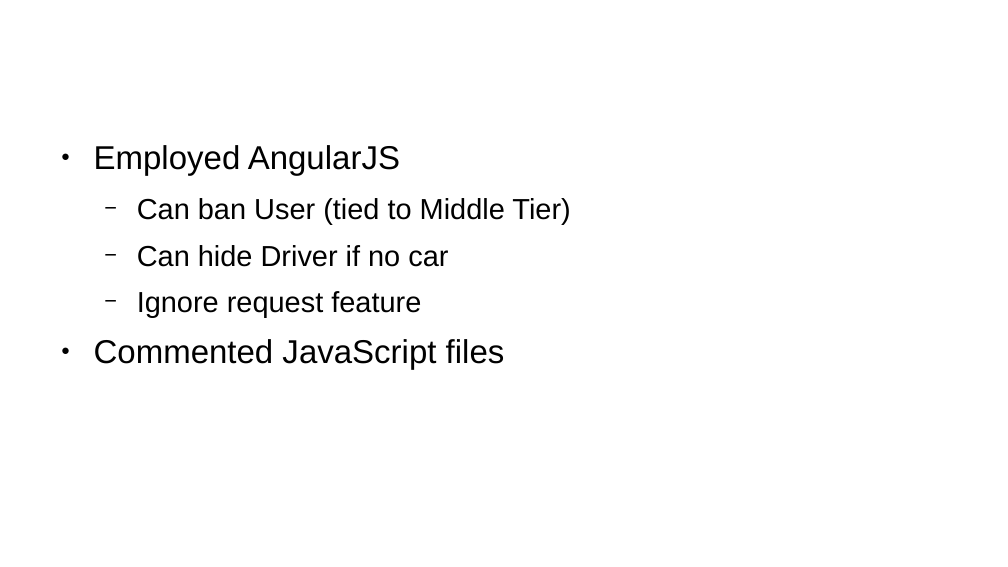
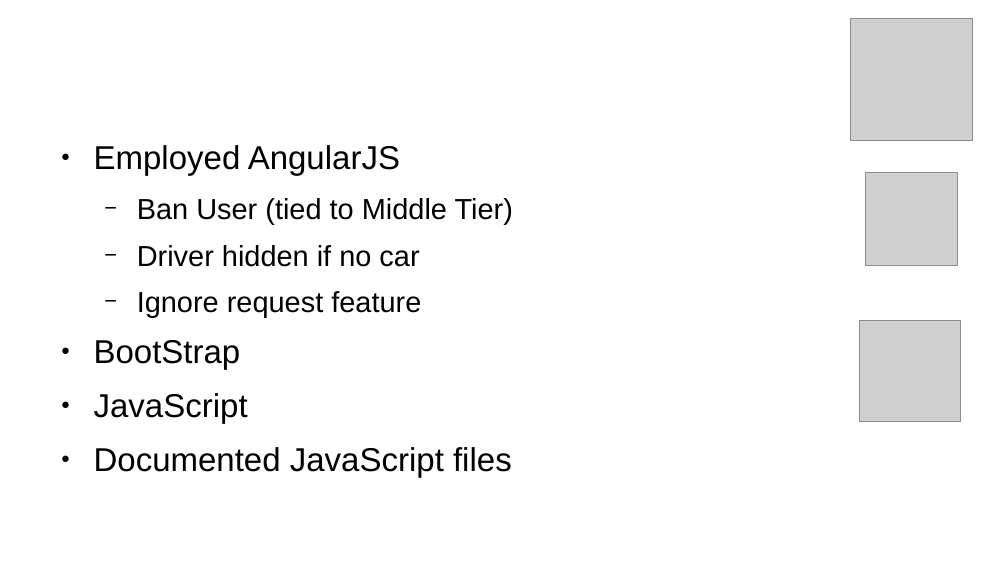
Before and after one commit to revaturelabs/rideshare, a slide deck: slide 11 of rideshare/RideShare.odp (slide 7 before the commit). Drawn at 1008x567 pixels with LibreOffice and Linux fonts; fonts in the diff are those of the drawing; grey boxes stand for pictures; background and template pictures are left out. Boxes give left, top, right and bottom in pixels: in the first picture for what was removed or moved away, otherwise in the second. Text is boxed around its words. In the diff, an @@ line names an element or a change of style, - is before the commit and + after.

Commit message:
Verbiage and pictures added to slides

```diff
--- a/rideshare/RideShare.odp
+++ b/rideshare/RideShare.odp
@@ picture added at (851, 18, 972, 140) @@
@@ picture added at (865, 173, 958, 265) @@
@@ text at (137, 198, 513, 267): text changed @@
-  − Can ban User (tied to Middle Tier)
-  − Can hide Driver if no car
+  − Ban User (tied to Middle Tier)
+  − Driver hidden if no car
@@ picture added at (860, 321, 960, 422) @@
@@ text at (94, 340, 512, 478): text changed @@
-● Commented JavaScript files
+● BootStrap
+● JavaScript
+● Documented JavaScript files
```
Also in this commit, not shown: 7 other slides changed, 5 slides added.
